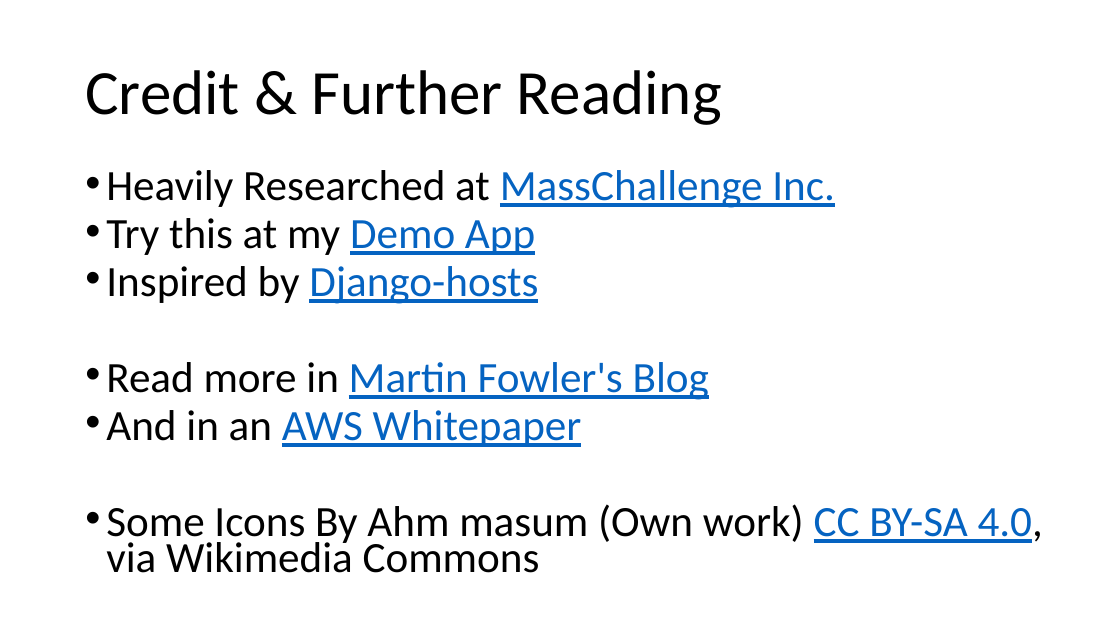
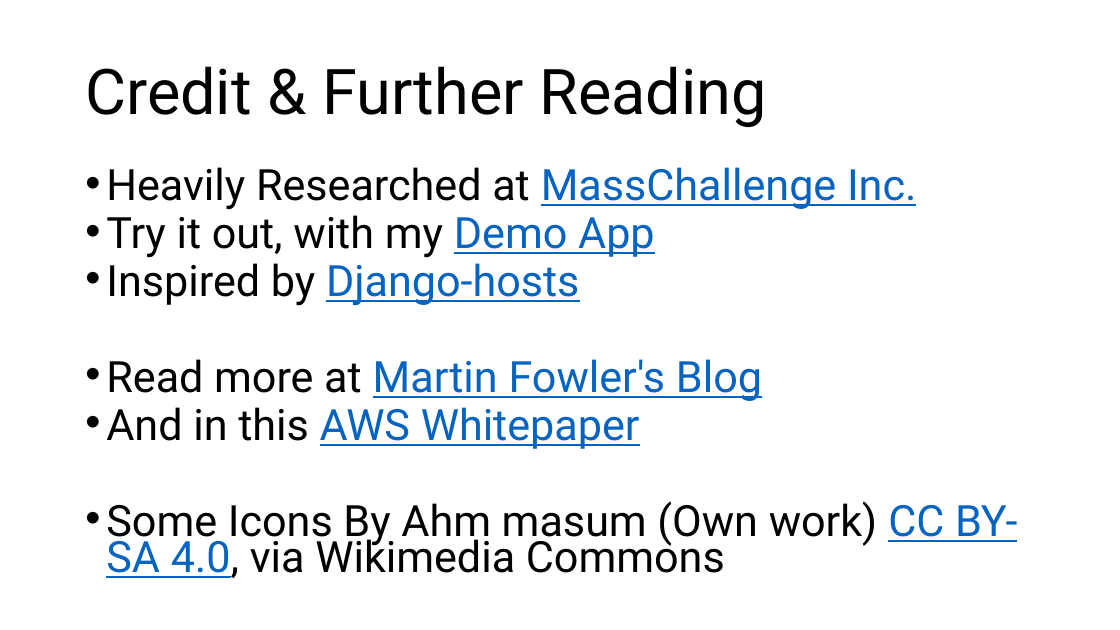
Before and after one commit to yotammanor/bluegreenbooks, a slide deck: slide 40 of PyWebIL - App Based Blue Green Migrations With Django.pptx (slide 38 before the commit). Drawn at 1120x630 pixels with LibreOffice and Linux fonts; fonts in the diff are those of the drawing. Boxes give left, top, right and bottom in pixels: in the first picture for what was removed or moved away, otherwise in the second. Text is boxed around its words. In the diff, an @@ line names an element or a change of style, - is before the commit and + after.

Commit message:
update slides

```diff
--- a/PyWebIL - App Based Blue Green Migrations With Django.pptx
+++ b/PyWebIL - App Based Blue Green Migrations With Django.pptx
@@ title "Credit & Further Reading" at box(85, 66, 767, 127): font Calibri to Roboto @@
@@ text at box(106, 167, 1017, 578): font Calibri to Roboto in "Heavily Researched at MassChallenge Inc.", "Inspired by Django-hosts", "Some Icons By Ahm masum (Own work) ..." @@
@@ text at box(106, 209, 655, 258): text changed; font Calibri to Roboto @@
-• Try this at my Demo App
+• Try it out, with my Demo App
@@ text at box(106, 359, 762, 449): text changed; font Calibri to Roboto @@
-• Read more in Martin Fowler's Blog
-• And in an AWS Whitepaper
+• Read more at Martin Fowler's Blog
+• And in this AWS Whitepaper
```
Also in this commit, not shown: 29 other slides changed, 5 slides added, 3 slides removed.
